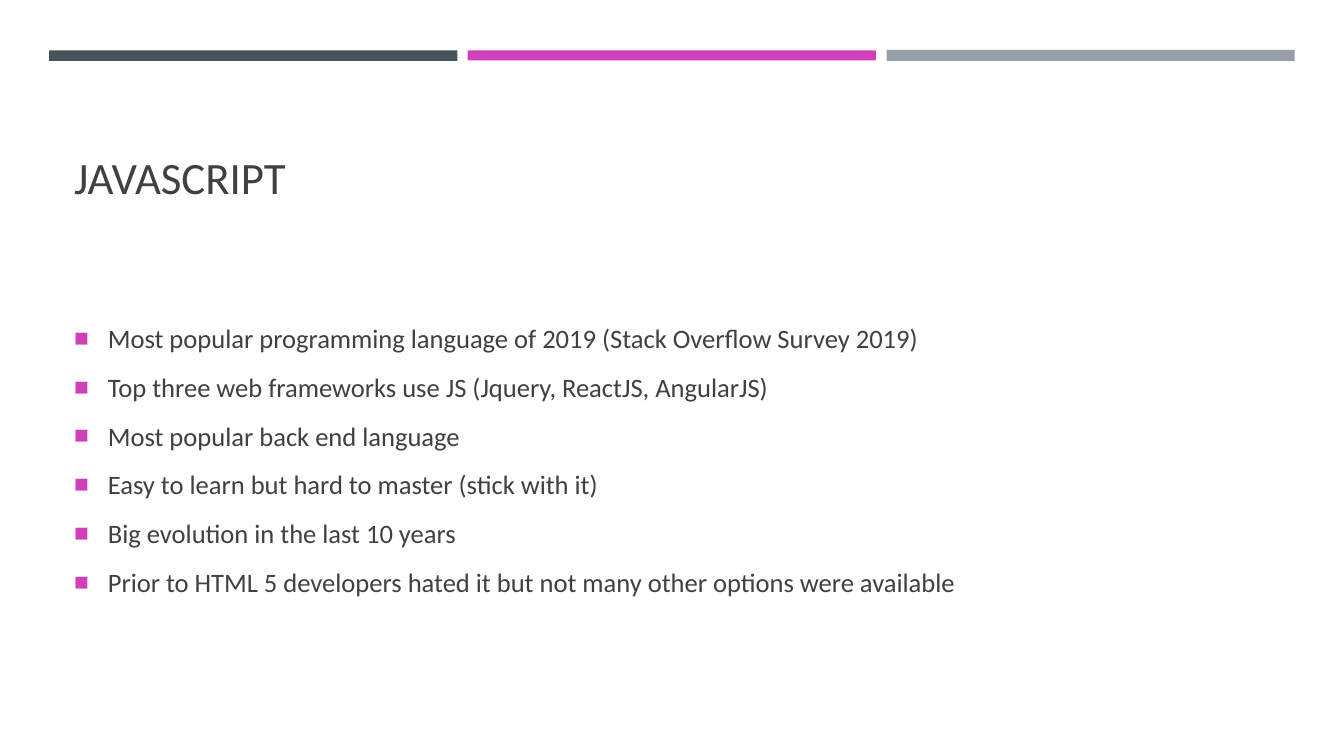
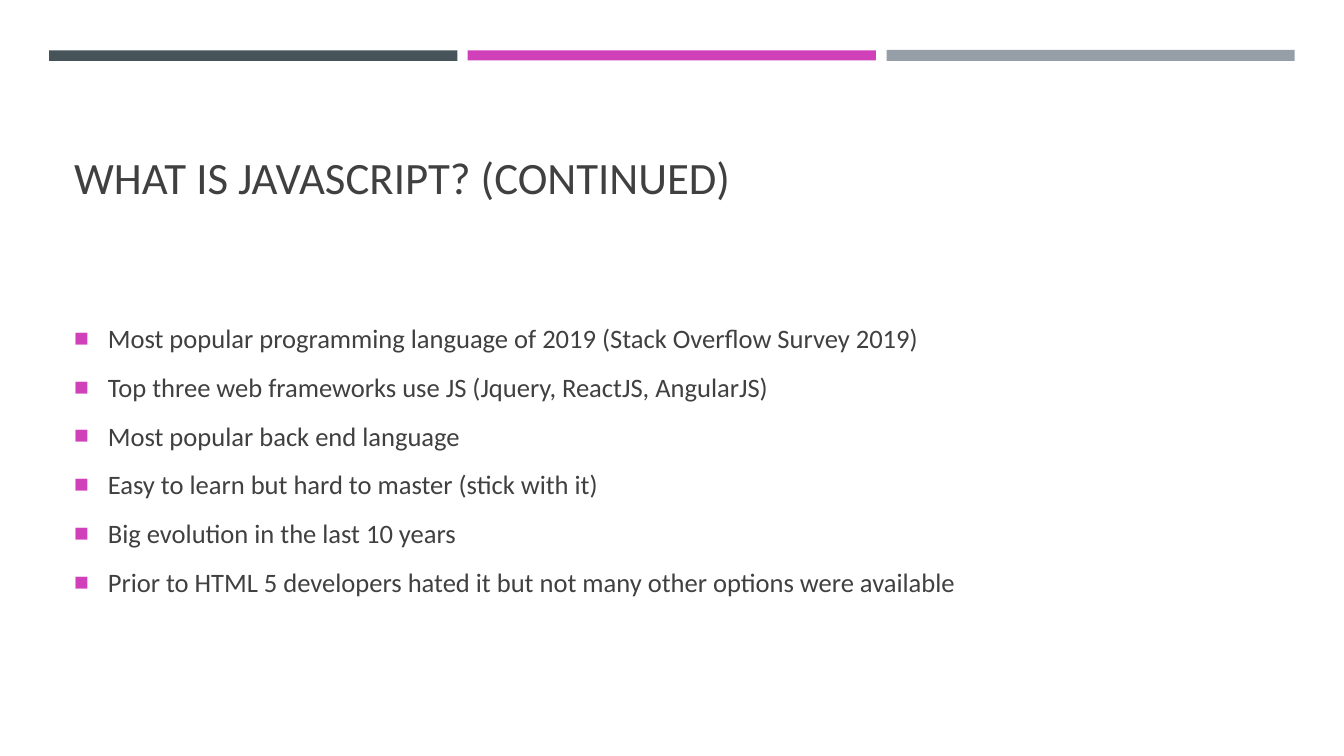
Before and after one commit to zacharysandberg/JavaScriptForNewProgrammersCourse, a slide deck: slide 5 of Week1/Week1.pptx (slide 4 before the commit). Drawn at 1344x756 pixels with LibreOffice and Linux fonts; fonts in the diff are those of the drawing. Boxes give left, top, right and bottom in pixels: in the first picture for what was removed or moved away, otherwise in the second. Text is boxed around its words. In the diff, an @@ line names an element or a change of style, - is before the commit and + after.

```diff
--- a/Week1/Week1.pptx
+++ b/Week1/Week1.pptx
@@ title at (74,161,730,200): text changed @@
-JAVASCRIPT
+WHAT IS JAVASCRIPT? (CONTINUED)
```
Also in this commit, not shown: 4 other slides changed, 8 slides added, 1 other file.
